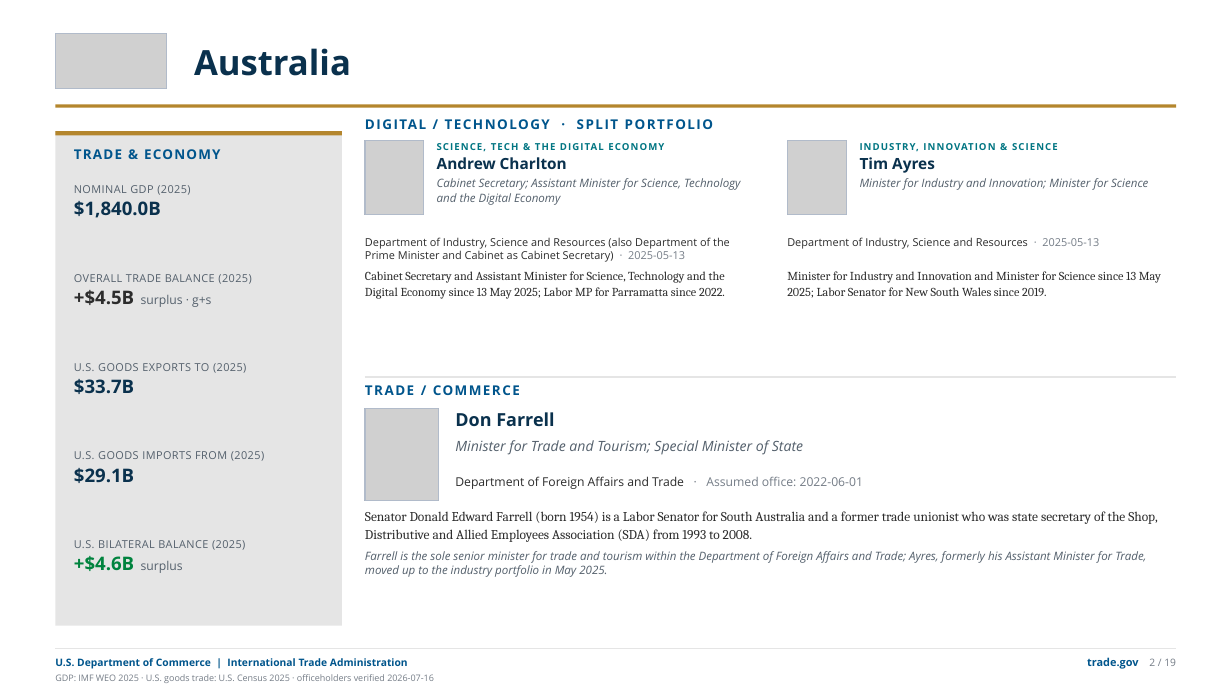
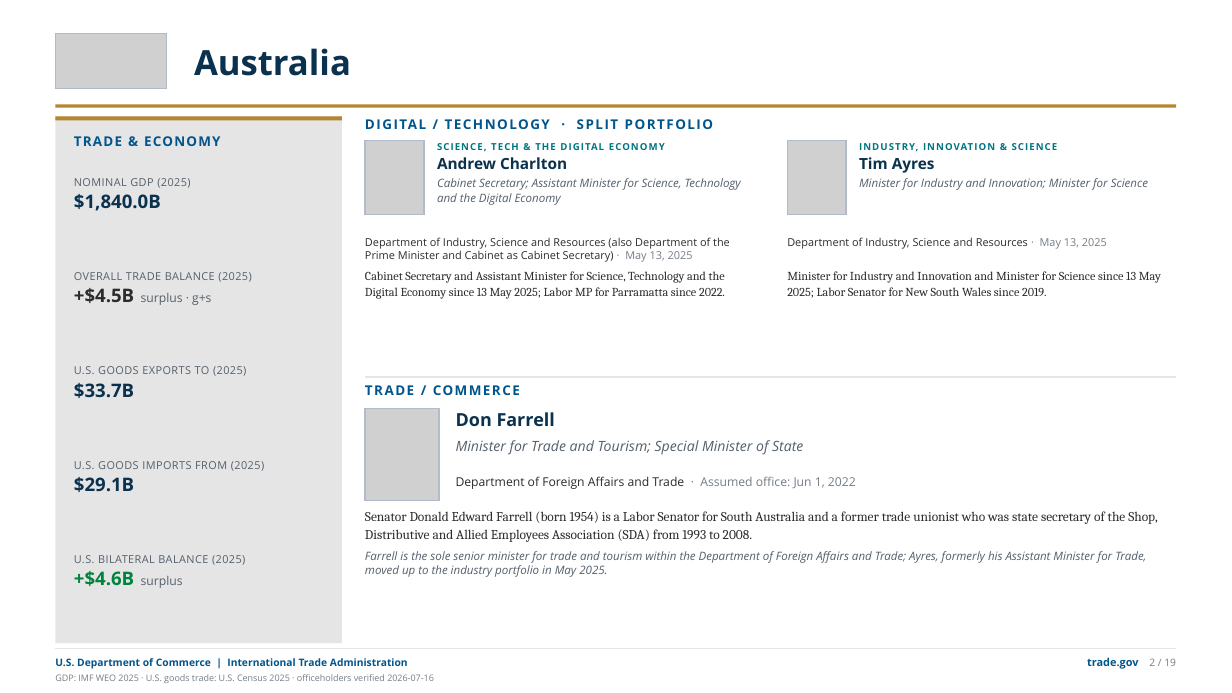
Before and after one commit to jsilbs18-cloud/Photo, a slide deck: slide 5 of output/g20-ministers-trade-deck.pptx (slide 6 before the commit). Drawn at 1232x693 pixels with LibreOffice and Linux fonts; fonts in the diff are those of the drawing; grey boxes stand for pictures. Boxes give left, top, right and bottom in pixels: in the first picture for what was removed or moved away, otherwise in the second. Text is boxed around its words. In the diff, an @@ line names an element or a change of style, - is before the commit and + after.

```diff
--- a/output/g20-ministers-trade-deck.pptx
+++ b/output/g20-ministers-trade-deck.pptx
@@ rectangle: place and size @@
-rectangle at [55,131,342,135]
+rectangle at [55,116,342,120]
@@ rectangle: place and size @@
-rectangle at [55,131,342,626]
+rectangle at [55,116,342,643]
@@ text "TRADE & ECONOMY": place and size @@
-text "TRADE & ECONOMY" at [74,149,220,159]
+text "TRADE & ECONOMY" at [74,136,220,146]
@@ text "NOMINAL GDP (2025)": place and size @@
-text "NOMINAL GDP (2025)" at [74,185,190,218]
+text "NOMINAL GDP (2025)" at [74,178,190,211]
@@ text at [365,237,730,262]: text changed @@
-Department of Industry, Science and Resources (also Department of the Prime Minister and Cabinet as Cabinet Secretary) · 2025-05-13
+Department of Industry, Science and Resources (also Department of the Prime Minister and Cabinet as Cabinet Secretary) · May 13, 2025
@@ text at [787,237,1107,249]: text changed @@
-Department of Industry, Science and Resources · 2025-05-13
+Department of Industry, Science and Resources · May 13, 2025
@@ text "U.S. GOODS EXPORTS TO (2025)": place and size @@
-text "U.S. GOODS EXPORTS TO (2025)" at [74,363,246,394]
+text "U.S. GOODS EXPORTS TO (2025)" at [74,366,246,398]
@@ text "U.S. GOODS IMPORTS FROM (2025)": place and size @@
-text "U.S. GOODS IMPORTS FROM (2025)" at [74,451,264,483]
+text "U.S. GOODS IMPORTS FROM (2025)" at [74,461,264,492]
@@ text at [456,476,856,489]: text changed @@
-Department of Foreign Affairs and Trade · Assumed office: 2022-06-01
+Department of Foreign Affairs and Trade · Assumed office: Jun 1, 2022
@@ text "U.S. BILATERAL BALANCE (2025)": place and size @@
-text "U.S. BILATERAL BALANCE (2025)" at [74,540,245,573]
+text "U.S. BILATERAL BALANCE (2025)" at [74,555,245,588]
```
Also in this commit, not shown: 22 other slides changed, 1 slide removed, 39 other files.
